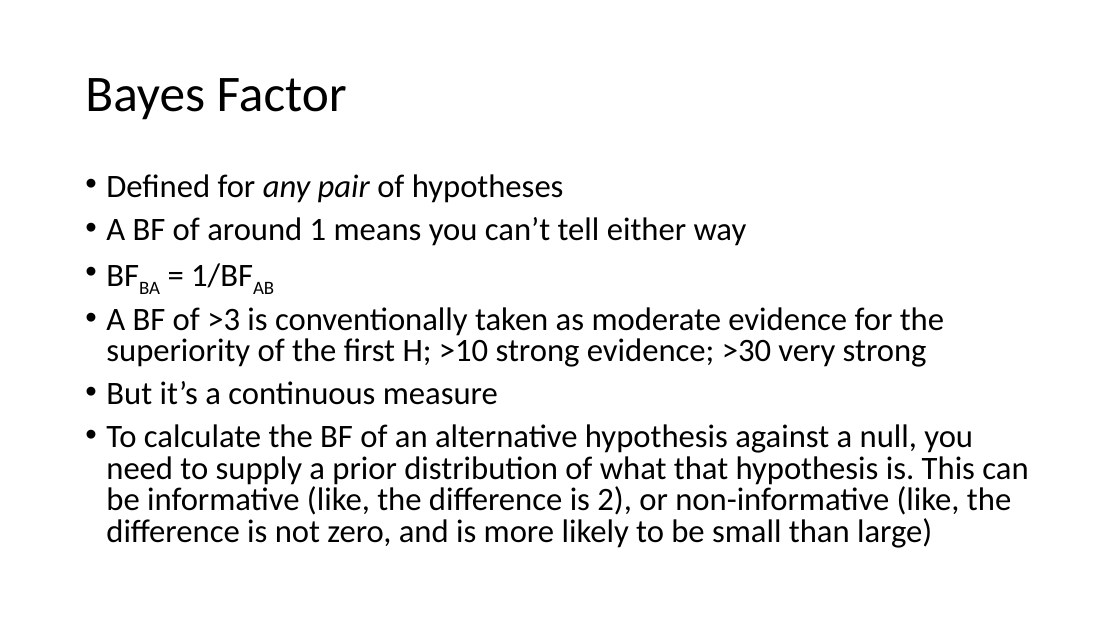
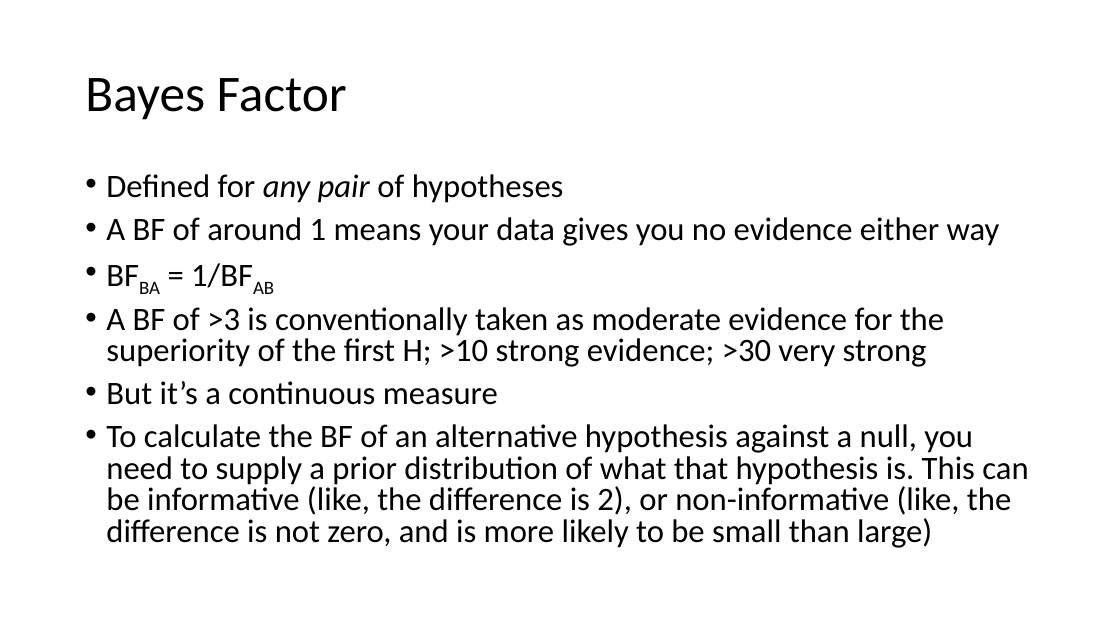
Before and after one commit to danielnettle/BayesFactor, a slide deck: slide 4 of Hypothesis testing with Bayes Factors.pptx (slide 3 before the commit). Drawn at 1120x630 pixels with LibreOffice and Linux fonts; fonts in the diff are those of the drawing. Boxes give left, top, right and bottom in pixels: in the first picture for what was removed or moved away, otherwise in the second. Text is boxed around its words. In the diff, an @@ line names an element or a change of style, - is before the commit and + after.

```diff
--- a/Hypothesis testing with Bayes Factors.pptx
+++ b/Hypothesis testing with Bayes Factors.pptx
@@ text at <box>106,217,1000,246</box>: text changed @@
-• A BF of around 1 means you can’t tell either way
+• A BF of around 1 means your data gives you no evidence either way
```
Also in this commit, not shown: 2 slides added.
